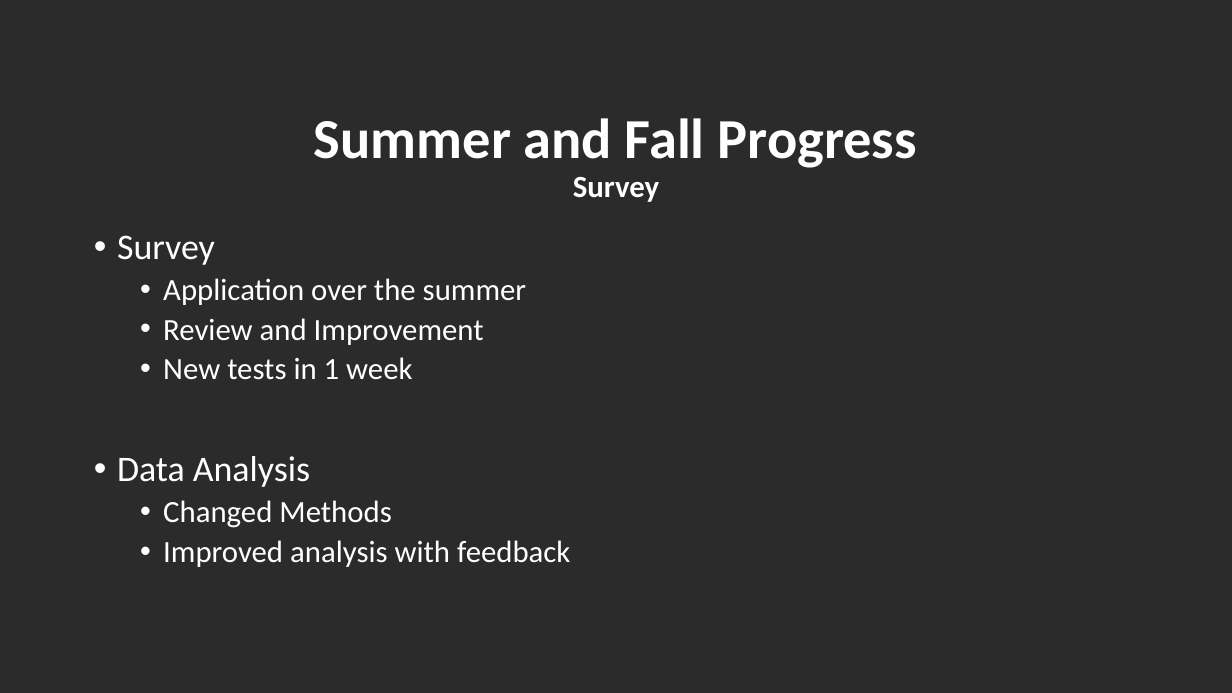
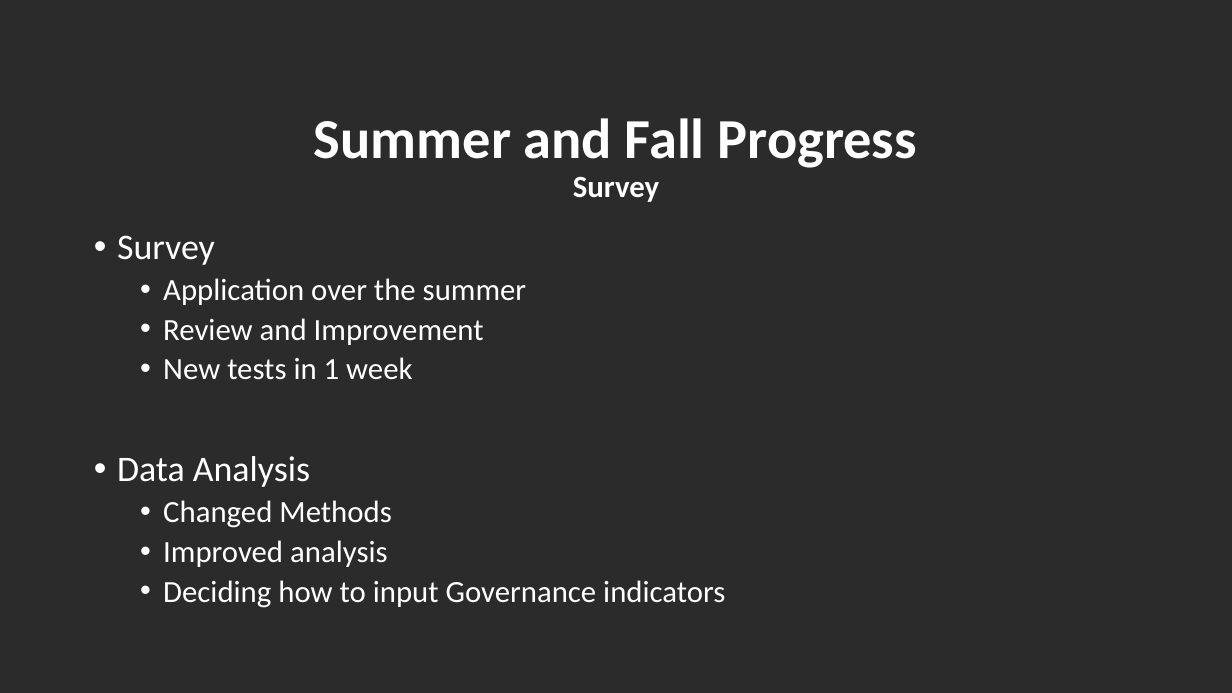
Before and after one commit to turfeffect/Docs, a slide deck: slide 5 of Presentations/Fall Review Meeting/A FRAMEWORK TO EVALUATE MARINE RESERVES IN MEXICO.pptx (slide 7 before the commit). Drawn at 1232x693 pixels with LibreOffice and Linux fonts; fonts in the diff are those of the drawing; background and template pictures are left out; a plain dark background stands for a picture behind light text. Boxes give left, top, right and bottom in pixels: in the first picture for what was removed or moved away, otherwise in the second. Text is boxed around its words. In the diff, an @@ line names an element or a change of style, - is before the commit and + after.

```diff
--- a/Presentations/Fall Review Meeting/A FRAMEWORK TO EVALUATE MARINE RESERVES IN MEXICO.pptx
+++ b/Presentations/Fall Review Meeting/A FRAMEWORK TO EVALUATE MARINE RESERVES IN MEXICO.pptx
@@ text at bbox=[163, 540, 725, 608]: text changed @@
-  • Improved analysis with feedback
+  • Improved analysis
+  • Deciding how to input Governance indicators
```
Also in this commit, not shown: 5 other slides changed, 1 slide added, 1 slide removed.
